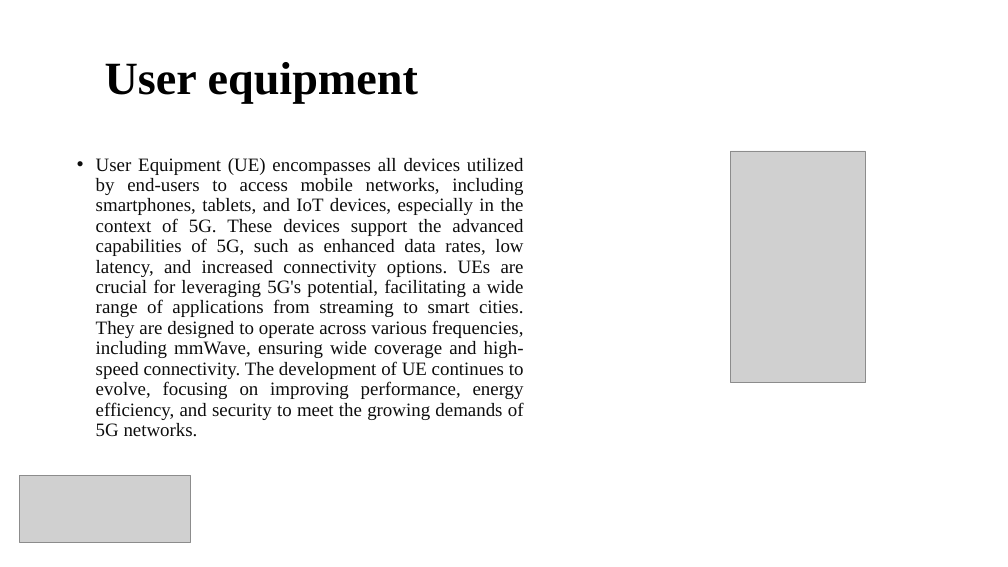
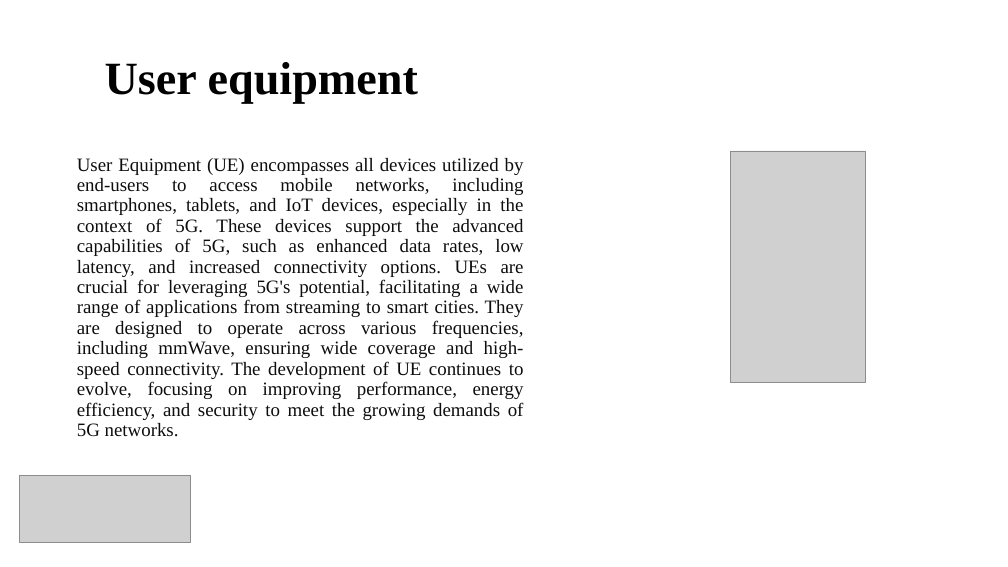
Before and after one commit to kushalprakash6/Standalone-5G-netowrk-simulation, a slide deck: slide 10 of Presentation/Presentation team_entropy.pptx. Drawn at 1008x567 pixels with LibreOffice and Linux fonts; fonts in the diff are those of the drawing; grey boxes stand for pictures. Boxes give left, top, right and bottom in pixels: in the first picture for what was removed or moved away, otherwise in the second. Text is boxed around its words. In the diff, an @@ line names an element or a change of style, - is before the commit and + after.

```diff
--- a/Presentation/Presentation team_entropy.pptx
+++ b/Presentation/Presentation team_entropy.pptx
@@ text "User Equipment (UE) encompasses all ..." at <box>77,158,524,436</box>: bullet • to none @@
```
Also in this commit, not shown: 16 other slides changed.
